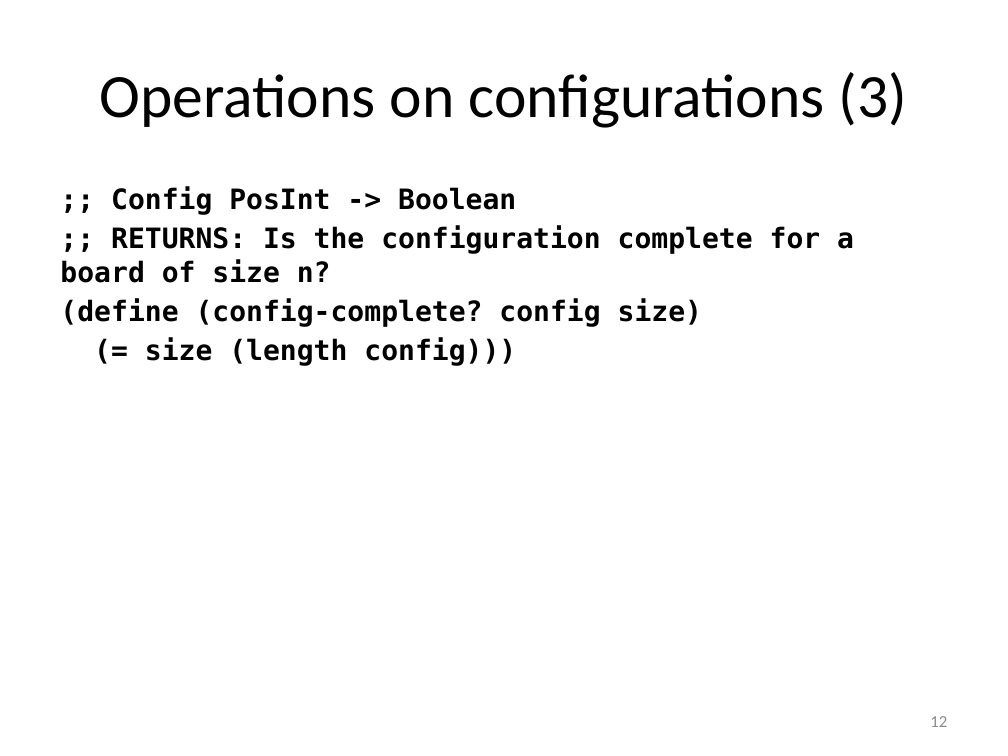
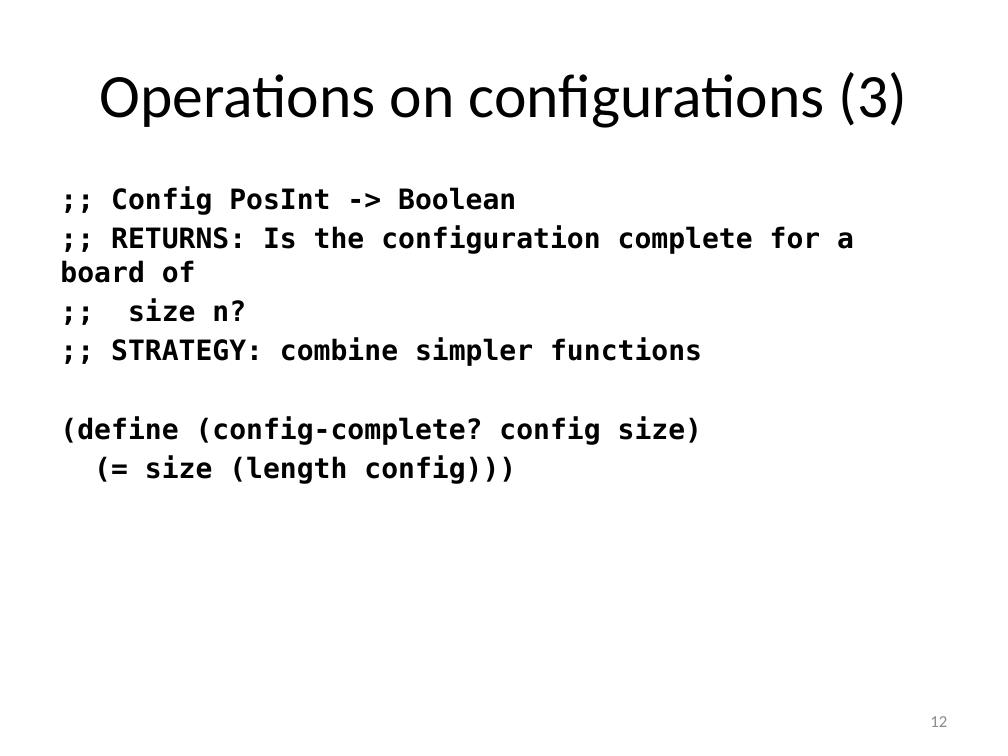
Before and after one commit to mwand/cs5010f16, a slide deck: slide 12 of Slides/Lesson 8.7 The 8-Queens Problem.pptx. Drawn at 1008x756 pixels with LibreOffice and Linux fonts; fonts in the diff are those of the drawing. Boxes give left, top, right and bottom in pixels: in the first picture for what was removed or moved away, otherwise in the second. Text is boxed around its words. In the diff, an @@ line names an element or a change of style, - is before the commit and + after.

```diff
--- a/Slides/Lesson 8.7 The 8-Queens Problem.pptx
+++ b/Slides/Lesson 8.7 The 8-Queens Problem.pptx
@@ text at box(60, 226, 854, 366): text changed @@
-;; RETURNS: Is the configuration complete for a board of size n?
+;; RETURNS: Is the configuration complete for a board of
+;; size n?
+;; STRATEGY: combine simpler functions
```
Also in this commit, not shown: 5 other slides changed, 13 other files.
